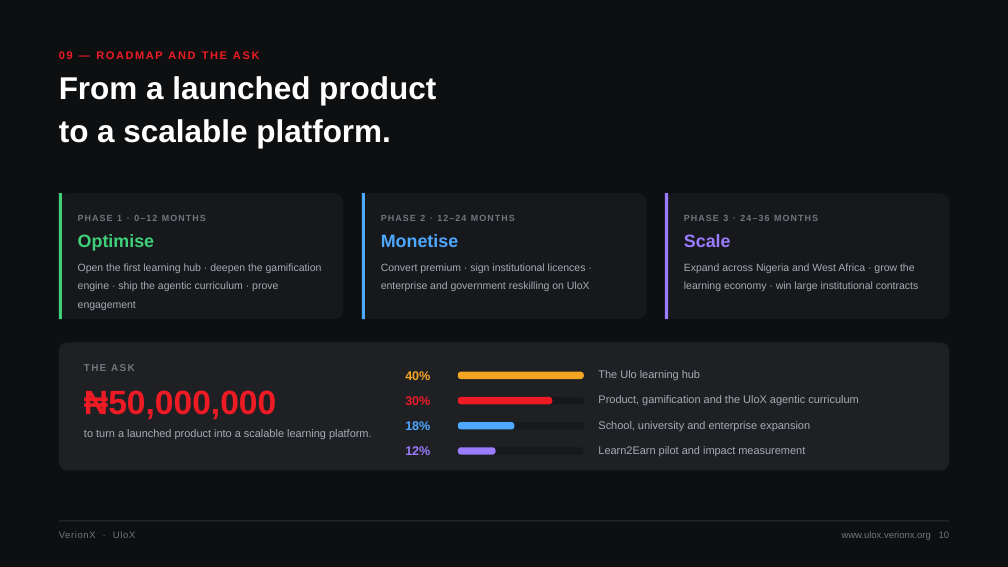
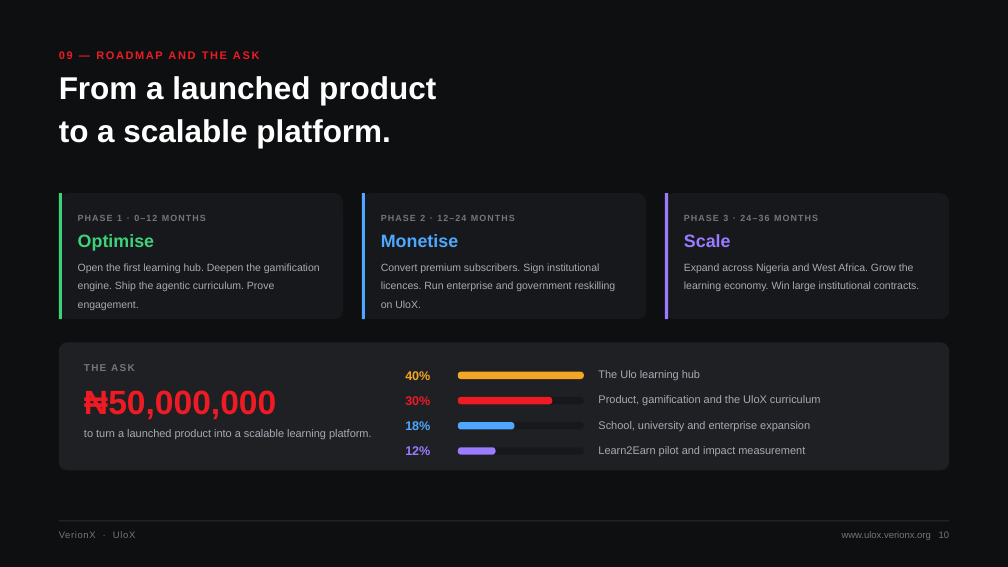
Before and after one commit to elijahmoses1000-jpg/ULOX, a slide deck: slide 10 of deck/VerionX-UloX-Deck-2026.pptx. Drawn at 1008x567 pixels with LibreOffice and Linux fonts; fonts in the diff are those of the drawing. Boxes give left, top, right and bottom in pixels: in the first picture for what was removed or moved away, otherwise in the second. Text is boxed around its words. In the diff, an @@ line names an element or a change of style, - is before the commit and + after.

```diff
--- a/deck/VerionX-UloX-Deck-2026.pptx
+++ b/deck/VerionX-UloX-Deck-2026.pptx
@@ text at (78,263,320,310): text changed @@
-Open the first learning hub · deepen the gamification engine · ship the agentic curriculum · prove engagement
+Open the first learning hub. Deepen the gamification engine. Ship the agentic curriculum. Prove engagement.
@@ text at (381,263,616,308): text changed @@
-Convert premium · sign institutional licences · enterprise and government reskilling on UloX
+Convert premium subscribers. Sign institutional licences. Run enterprise and government reskilling on UloX.
@@ text at (684,263,919,291): text changed @@
-Expand across Nigeria and West Africa · grow the learning economy · win large institutional contracts
+Expand across Nigeria and West Africa. Grow the learning economy. Win large institutional contracts.
@@ text at (598,395,821,405): text changed @@
-Product, gamification and the UloX agentic curriculum
+Product, gamification and the UloX curriculum
```
Also in this commit, not shown: 10 other slides changed, 12 other files.
